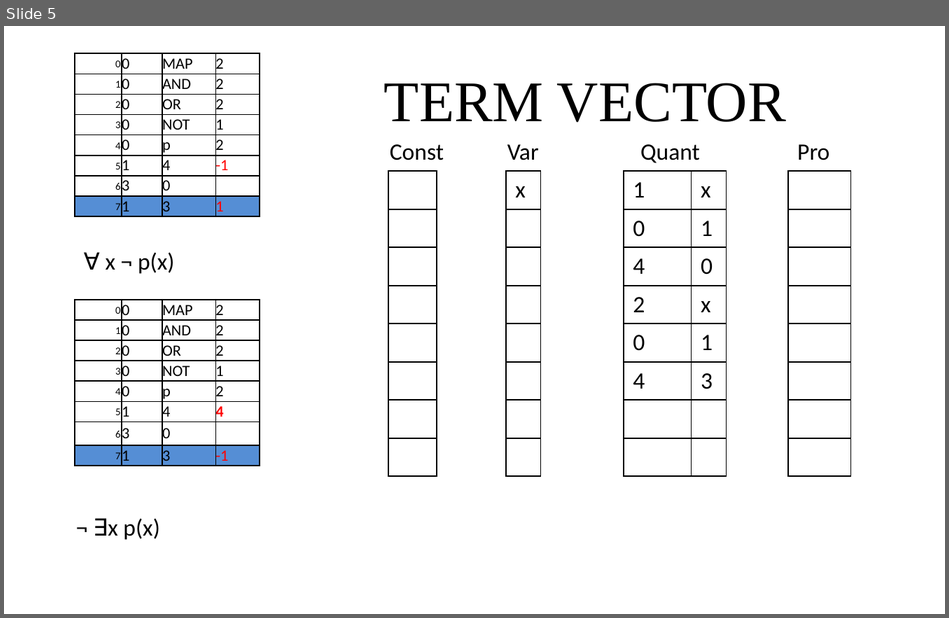
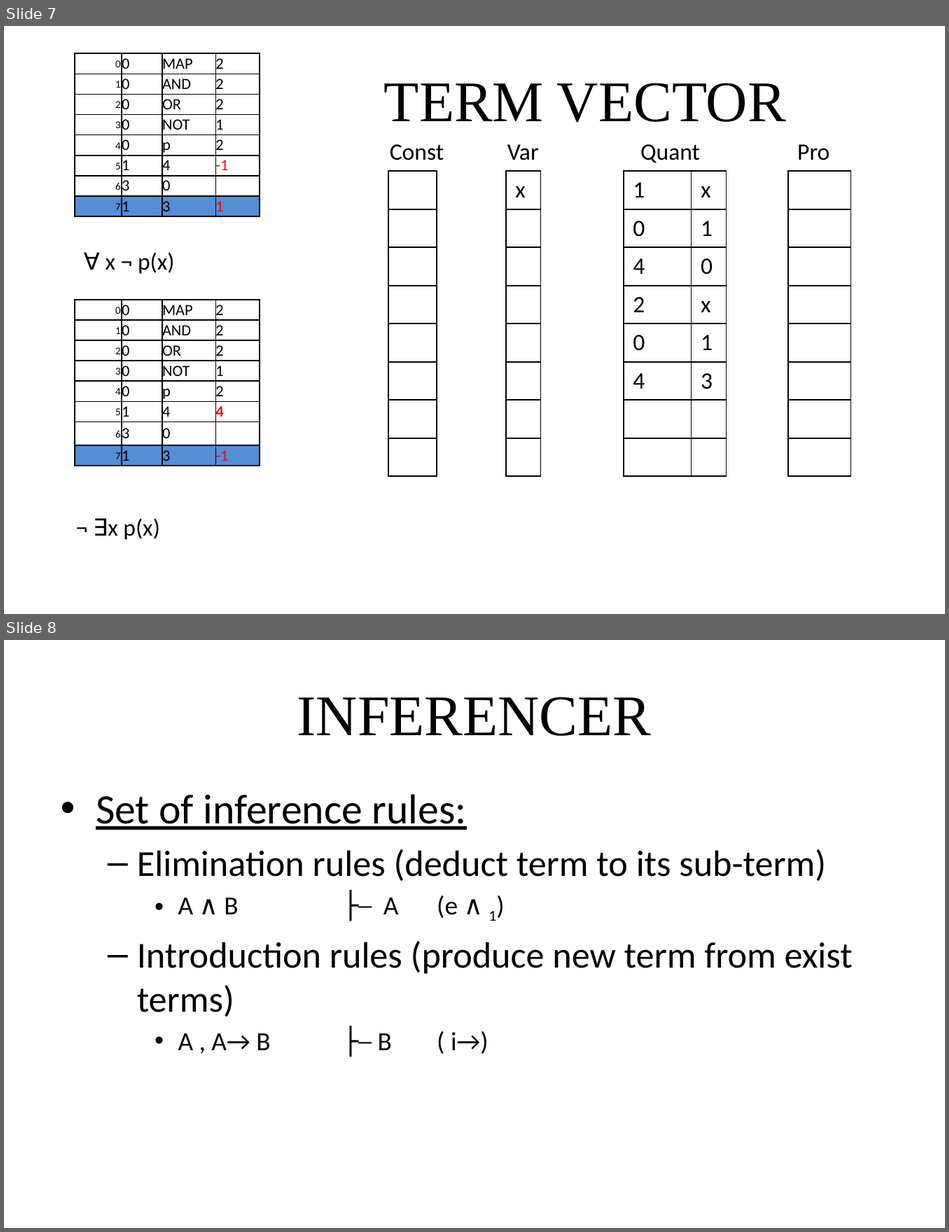
Before and after one commit to giang-rocker/logic, a slide deck: Report/SUY LUẬN TỰ NHIÊN.pptx. Shown one above the other, each under a label of ours: slide 5 before the commit, slides 7 and 8 after it. The pictures are 949x618 and 949x1232 pixels, drawn with LibreOffice and Linux fonts; fonts in the diff are those of the drawing. Boxes give left, top, right and bottom in pixels: in the first picture for what was removed or moved away, otherwise in the second. Text is boxed around its words. In the diff, an @@ line names an element or a change of style, - is before the commit and + after.

```diff
--- a/Report/SUY LUẬN TỰ NHIÊN.pptx
+++ b/Report/SUY LUẬN TỰ NHIÊN.pptx
@@ slide 8 added at (x1=4, y1=640, x2=945, y2=1228), background #FFFFFF @@
@@ title added at (x1=297, y1=697, x2=651, y2=736), 44 pt, text #000000 @@
+INFERENCER
@@ text added at (x1=96, y1=794, x2=852, y2=1054), 28 pt, text #000000 @@
+• Set of inference rules:
+  – Elimination rules (deduct term to its sub-term)
+    • A ∧ B ├─ A (e ∧ 1)
+  – Introduction rules (produce new term from exist terms)
+    • A , A→ B ├─ B ( i→)
@@ what was slide 5 is now slide 7 @@
```
Also in this commit, not shown: 2 slides changed, 18 other slides added, 6 slides removed, 1 other file.
